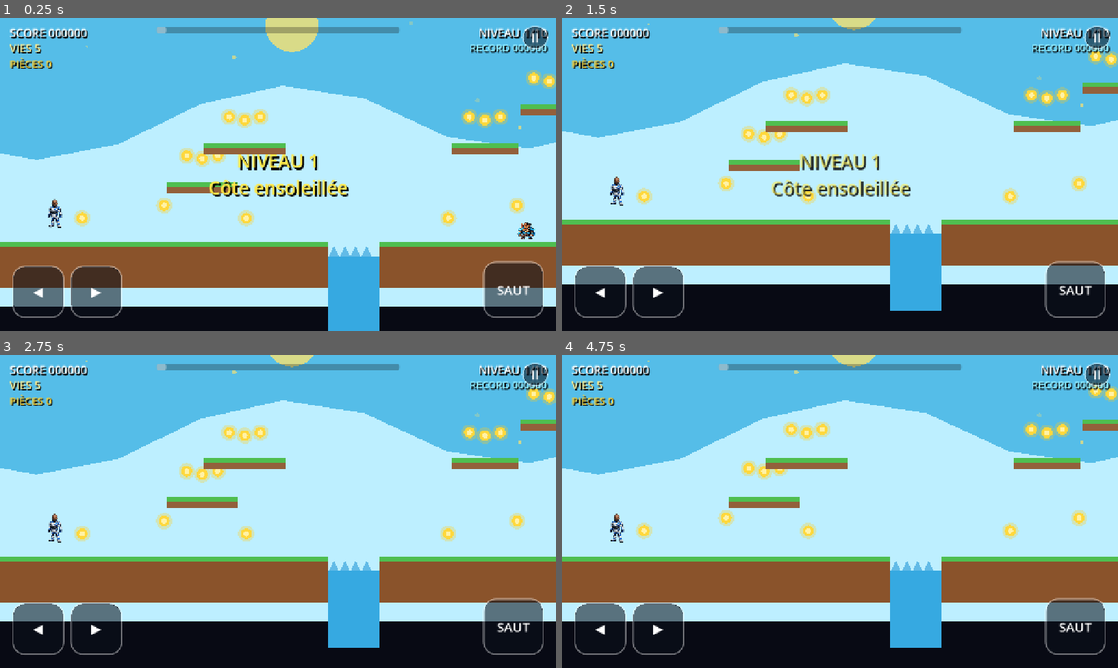
Above: before the commit, frames 1-4 (two rows, left to right).
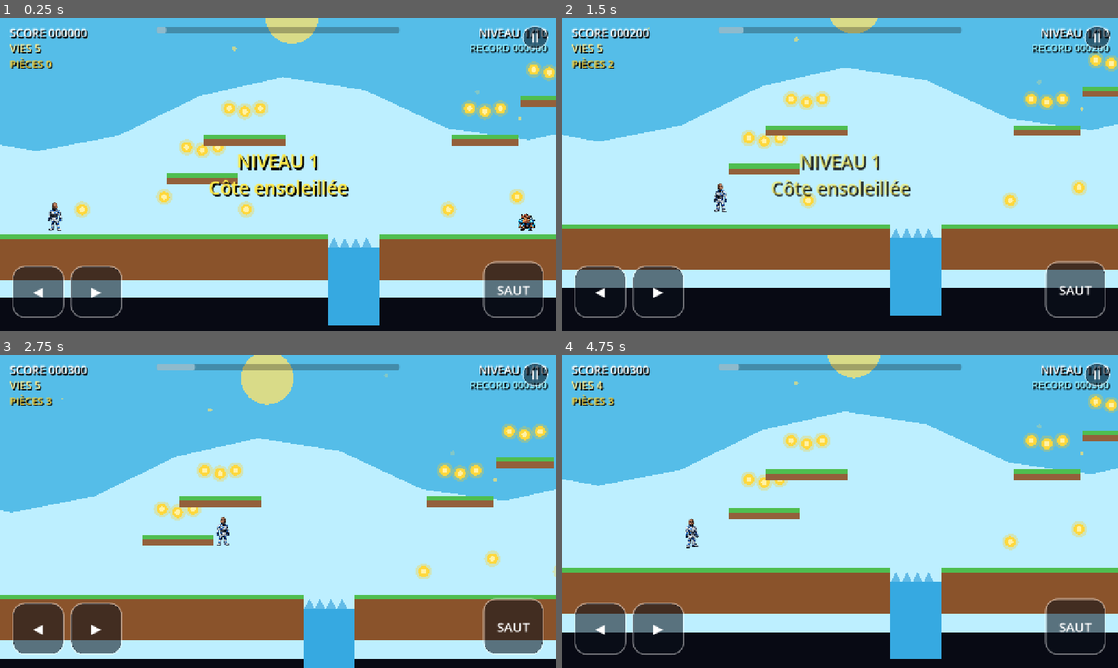
Above: after the commit, the same moments.

Repository: Chasmet/moi-mario-pygame
Game: Godot game, scene res://scenes/Main.tscn
The game is run twice, just before and just after one commit, with the same random seed, the same clock (stepped at 60 frames per second) and the same inputs.
Inputs:
- Up to frame 1 (0.25 s): no input
- Up to frame 2 (1.5 s): hold D (move_right) from 0.53 s (still down); tap Space (jump) at 0.6, 0.77, 1.07, 1.35 s
- Up to frame 3 (2.75 s): tap Space (jump) at 1.52, 1.82, 2.1 s; release D (move_right) at 2.03 s; hold A (move_left) from 2.03 s (still down)
- Up to frame 4 (4.75 s): release A (move_left) at 2.78 s; hold D (move_right) 2.78-4.28 s; tap Space (jump) at 2.85, 3.02, 3.32, 3.6, 3.77, 4.07, 4.35, 4.52 s; hold A (move_left) from 4.28 s (still down)

The runs differ from the first frame. In frame 1, 18% of the frame differs, in the area x 0-100%, y 0-100%; in frame 2, 11%; in frame 3, 48%; in frame 4, 22%.
Error before the commit: Parse Error: Cannot infer the type of "above_enemy" variable because the value doesn't have a set type. (res://scripts/Player.gd:111)

Commit message:
Fix player movement for Godot 4.7 strict typing

Diff:
--- a/scripts/Player.gd
+++ b/scripts/Player.gd
@@ -1,73 +1,76 @@
 extends CharacterBody2D
 
-const MAX_SPEED := 340.0
-const ACCELERATION := 2100.0
-const AIR_ACCELERATION := 1250.0
-const FRICTION := 2400.0
-const GRAVITY := 1850.0
-const JUMP_SPEED := -650.0
-const STOMP_BOUNCE := -470.0
-const MAX_FALL_SPEED := 980.0
-const COYOTE_TIME := 0.13
-const JUMP_BUFFER_TIME := 0.16
+const MAX_SPEED: float = 340.0
+const ACCELERATION: float = 2100.0
+const AIR_ACCELERATION: float = 1250.0
+const FRICTION: float = 2400.0
+const GRAVITY: float = 1850.0
+const JUMP_SPEED: float = -650.0
+const STOMP_BOUNCE: float = -470.0
+const MAX_FALL_SPEED: float = 980.0
+const COYOTE_TIME: float = 0.13
+const JUMP_BUFFER_TIME: float = 0.16
 
 @onready var sprite: Sprite2D = $Sprite2D
 
 var main_controller: Node
-var spawn_position := Vector2.ZERO
-var world_right := 3600.0
-var mobile_left := false
-var mobile_right := false
-var jump_queued := false
-var coyote_timer := 0.0
-var jump_buffer := 0.0
-var invincible_timer := 0.0
-var base_scale := Vector2.ONE
-var last_direction := 1.0
+var spawn_position: Vector2 = Vector2.ZERO
+var world_right: float = 3600.0
+var mobile_left: bool = false
+var mobile_right: bool = false
+var jump_queued: bool = false
+var coyote_timer: float = 0.0
+var jump_buffer: float = 0.0
+var invincible_timer: float = 0.0
+var base_scale: Vector2 = Vector2.ONE
+
 
 func _ready() -> void:
 	floor_snap_length = 14.0
 	floor_stop_on_slope = true
-	if sprite:
+	if sprite != null:
 		base_scale = sprite.scale
+
 
 func configure(controller: Node, spawn: Vector2, bounds: float) -> void:
 	main_controller = controller
 	spawn_position = spawn
 	world_right = bounds
 
+
 func set_spawn(spawn: Vector2) -> void:
 	spawn_position = spawn
+
 
 func set_mobile_left(pressed: bool) -> void:
 	mobile_left = pressed
 
+
 func set_mobile_right(pressed: bool) -> void:
 	mobile_right = pressed
+
 
 func request_jump() -> void:
 	jump_queued = true
 	jump_buffer = JUMP_BUFFER_TIME
 
+
 func set_invincible(duration: float) -> void:
-	invincible_timer = max(invincible_timer, duration)
+	invincible_timer = maxf(invincible_timer, duration)
+
 
 func is_invincible() -> bool:
 	return invincible_timer > 0.0
 
+
 func _physics_process(delta: float) -> void:
-	if invincible_timer > 0.0:
-		invincible_timer -= delta
-		if sprite:
-			sprite.visible = int(invincible_timer * 14.0) % 2 == 0
-	elif sprite:
-		sprite.visible = true
+	_update_invincibility(delta)
 
 	if is_on_floor():
 		coyote_timer = COYOTE_TIME
 	else:
-		coyote_timer = max(0.0, coyote_timer - delta)
-		velocity.y = min(velocity.y + GRAVITY * delta, MAX_FALL_SPEED)
+		coyote_timer = maxf(0.0, coyote_timer - delta)
+		velocity.y = minf(velocity.y + GRAVITY * delta, MAX_FALL_SPEED)
 
 	if Input.is_action_just_pressed("jump"):
 		jump_buffer = JUMP_BUFFER_TIME
@@ -75,7 +78,7 @@
 		jump_buffer = JUMP_BUFFER_TIME
 		jump_queued = false
 	else:
-		jump_buffer = max(0.0, jump_buffer - delta)
+		jump_buffer = maxf(0.0, jump_buffer - delta)
 
 	if jump_buffer > 0.0 and coyote_timer > 0.0:
 		velocity.y = JUMP_SPEED
@@ -85,58 +88,71 @@
 	if Input.is_action_just_released("jump") and velocity.y < -240.0:
 		velocity.y *= 0.52
 
-	var direction := Input.get_axis("move_left", "move_right")
+	var direction: float = Input.get_axis("move_left", "move_right")
 	if mobile_left:
 		direction -= 1.0
 	if mobile_right:
 		direction += 1.0
-	direction = clamp(direction, -1.0, 1.0)
+	direction = clampf(direction, -1.0, 1.0)
 
-	if abs(direction) > 0.01:
-		last_direction = sign(direction)
-		var acceleration := ACCELERATION if is_on_floor() else AIR_ACCELERATION
+	if absf(direction) > 0.01:
+		var acceleration: float = ACCELERATION if is_on_floor() else AIR_ACCELERATION
 		velocity.x = move_toward(velocity.x, direction * MAX_SPEED, acceleration * delta)
 	else:
-		var deceleration := FRICTION if is_on_floor() else AIR_ACCELERATION * 0.35
+		var deceleration: float = FRICTION if is_on_floor() else AIR_ACCELERATION * 0.35
 		velocity.x = move_toward(velocity.x, 0.0, deceleration * delta)
 
-	var was_falling := velocity.y > 80.0
+	var was_falling: bool = velocity.y > 80.0
 	move_and_slide()
-	global_position.x = clamp(global_position.x, 18.0, world_right - 18.0)
+	global_position.x = clampf(global_position.x, 18.0, world_right - 18.0)
 
-	for i in range(get_slide_collision_count()):
-		var collision := get_slide_collision(i)
-		var collider := collision.get_collider()
-		if collider and collider.has_method("stomp"):
-			var above_enemy := global_position.y + 16.0 < collider.global_position.y
+	for index in range(get_slide_collision_count()):
+		var collision: KinematicCollision2D = get_slide_collision(index)
+		var collider: Object = collision.get_collider()
+		if collider != null and collider.has_method("stomp"):
+			var collider_node: Node2D = collider as Node2D
+			var above_enemy: bool = collider_node != null and global_position.y + 16.0 < collider_node.global_position.y
 			if was_falling and above_enemy:
 				collider.call("stomp")
 				velocity.y = STOMP_BOUNCE
-				if main_controller and main_controller.has_method("camera_shake"):
+				if main_controller != null and main_controller.has_method("camera_shake"):
 					main_controller.call("camera_shake", 4.0)
-			elif invincible_timer <= 0.0 and main_controller and main_controller.has_method("lose_life"):
+			elif invincible_timer <= 0.0 and main_controller != null and main_controller.has_method("lose_life"):
 				main_controller.call("lose_life")
 				break
 
 	if global_position.y > 920.0 and invincible_timer <= 0.0:
-		if main_controller and main_controller.has_method("lose_life"):
+		if main_controller != null and main_controller.has_method("lose_life"):
 			main_controller.call("lose_life")
 
 	_update_visual(delta, direction)
 
+
+func _update_invincibility(delta: float) -> void:
+	if invincible_timer > 0.0:
+		invincible_timer = maxf(0.0, invincible_timer - delta)
+		if sprite != null:
+			sprite.visible = int(invincible_timer * 14.0) % 2 == 0
+	elif sprite != null:
+		sprite.visible = true
+
+
 func _update_visual(delta: float, direction: float) -> void:
-	if not sprite:
+	if sprite == null:
 		return
-	if abs(direction) > 0.01:
+
+	if absf(direction) > 0.01:
 		sprite.flip_h = direction < 0.0
-	var target_rotation := clamp(velocity.x / MAX_SPEED, -1.0, 1.0) * 0.055
-	sprite.rotation = lerp(sprite.rotation, target_rotation, min(1.0, delta * 10.0))
 
-	var stretch := clamp(abs(velocity.y) / MAX_FALL_SPEED, 0.0, 1.0)
-	var target_scale := base_scale
+	var target_rotation: float = clampf(velocity.x / MAX_SPEED, -1.0, 1.0) * 0.055
+	sprite.rotation = lerpf(sprite.rotation, target_rotation, minf(1.0, delta * 10.0))
+
+	var stretch: float = clampf(absf(velocity.y) / MAX_FALL_SPEED, 0.0, 1.0)
+	var target_scale: Vector2 = base_scale
 	if not is_on_floor():
 		target_scale = base_scale * Vector2(0.96 + stretch * 0.05, 1.04 - stretch * 0.04)
-	elif abs(velocity.x) > 35.0:
-		var bounce := sin(Time.get_ticks_msec() * 0.018) * 0.035
+	elif absf(velocity.x) > 35.0:
+		var bounce: float = sin(float(Time.get_ticks_msec()) * 0.018) * 0.035
 		target_scale = base_scale * Vector2(1.0 - bounce, 1.0 + bounce)
-	sprite.scale = sprite.scale.lerp(target_scale, min(1.0, delta * 12.0))
+
+	sprite.scale = sprite.scale.lerp(target_scale, minf(1.0, delta * 12.0))
